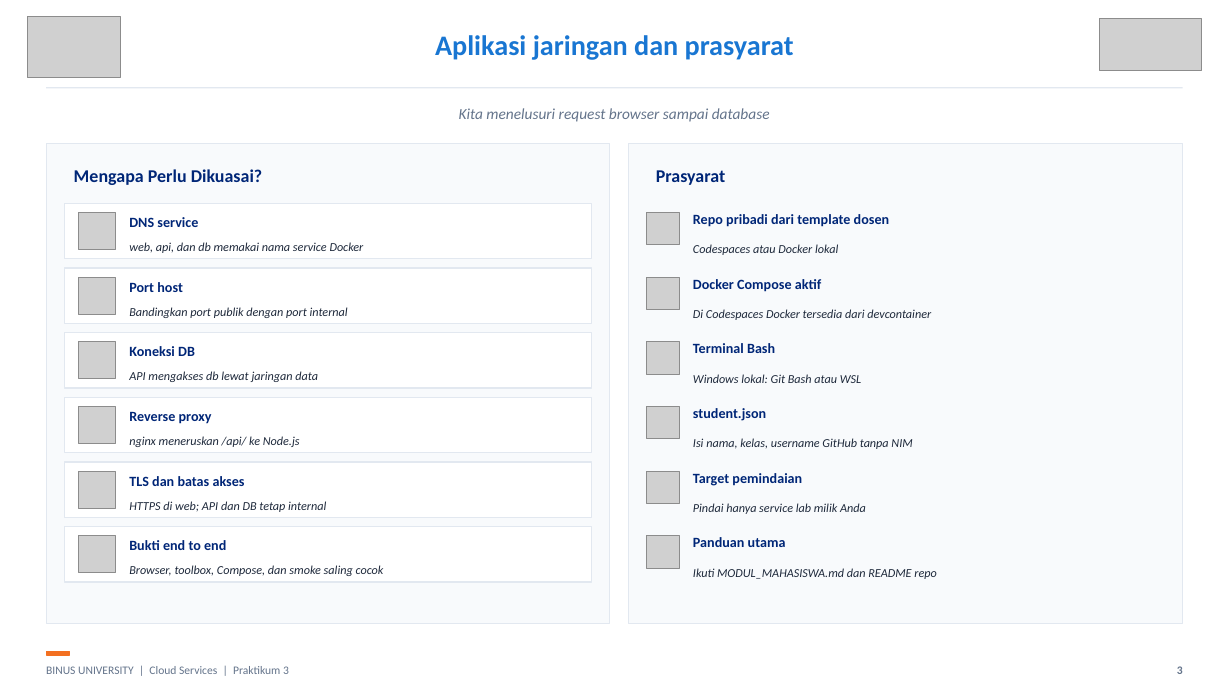
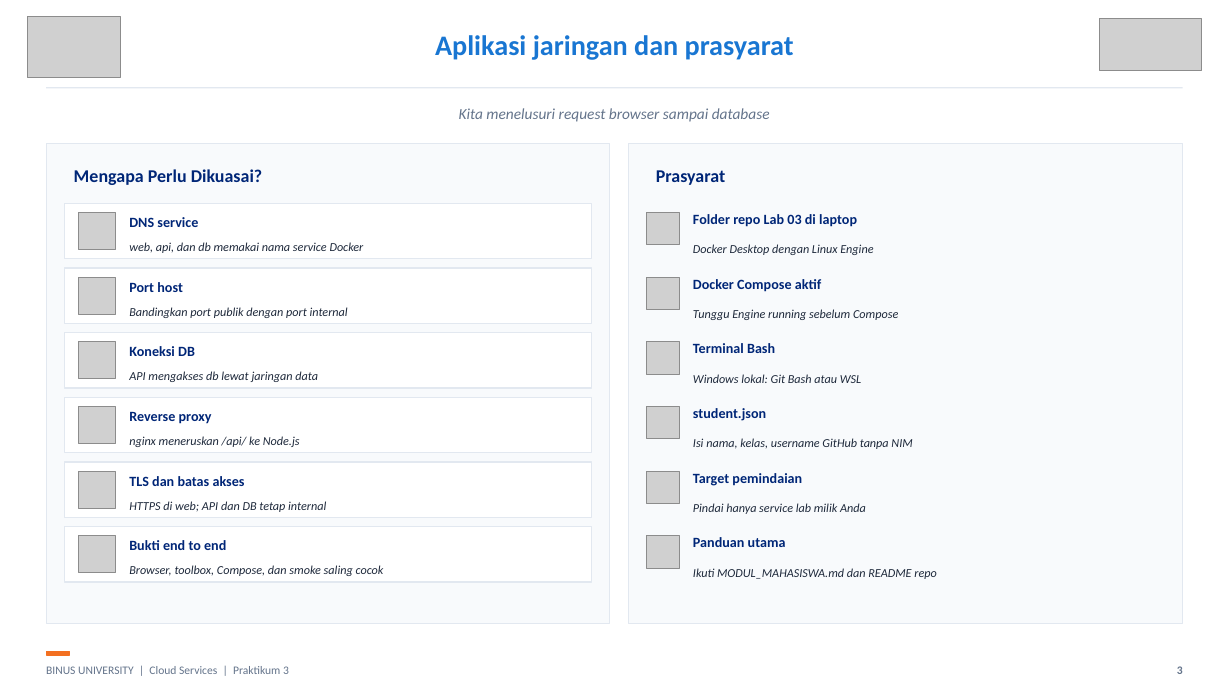
Before and after one commit to SeedFlora/meet3CloudService, a slide deck: slide 3 of slides/LAB03_Networking_Revisi_Bukti_Live.pptx. Drawn at 1232x693 pixels with LibreOffice and Linux fonts; fonts in the diff are those of the drawing; grey boxes stand for pictures. Boxes give left, top, right and bottom in pixels: in the first picture for what was removed or moved away, otherwise in the second. Text is boxed around its words. In the diff, an @@ line names an element or a change of style, - is before the commit and + after.

```diff
--- a/slides/LAB03_Networking_Revisi_Bukti_Live.pptx
+++ b/slides/LAB03_Networking_Revisi_Bukti_Live.pptx
@@ text at (693, 214, 857, 227): text changed @@
-Repo pribadi dari template dosen
+Folder repo Lab 03 di laptop
@@ text at (693, 244, 873, 255): text changed @@
-Codespaces atau Docker lokal
+Docker Desktop dengan Linux Engine
@@ text at (693, 309, 898, 320): text changed @@
-Di Codespaces Docker tersedia dari devcontainer
+Tunggu Engine running sebelum Compose
```
Also in this commit, not shown: 7 other slides changed, 7 other files.
